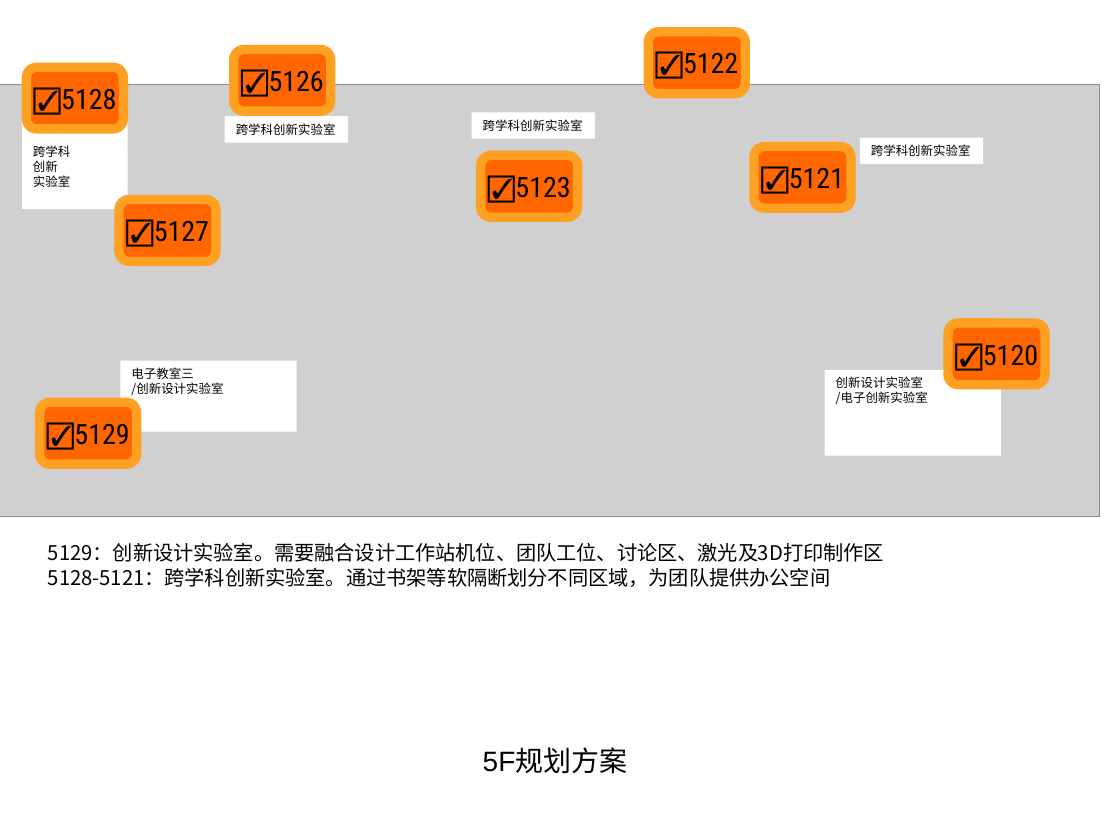
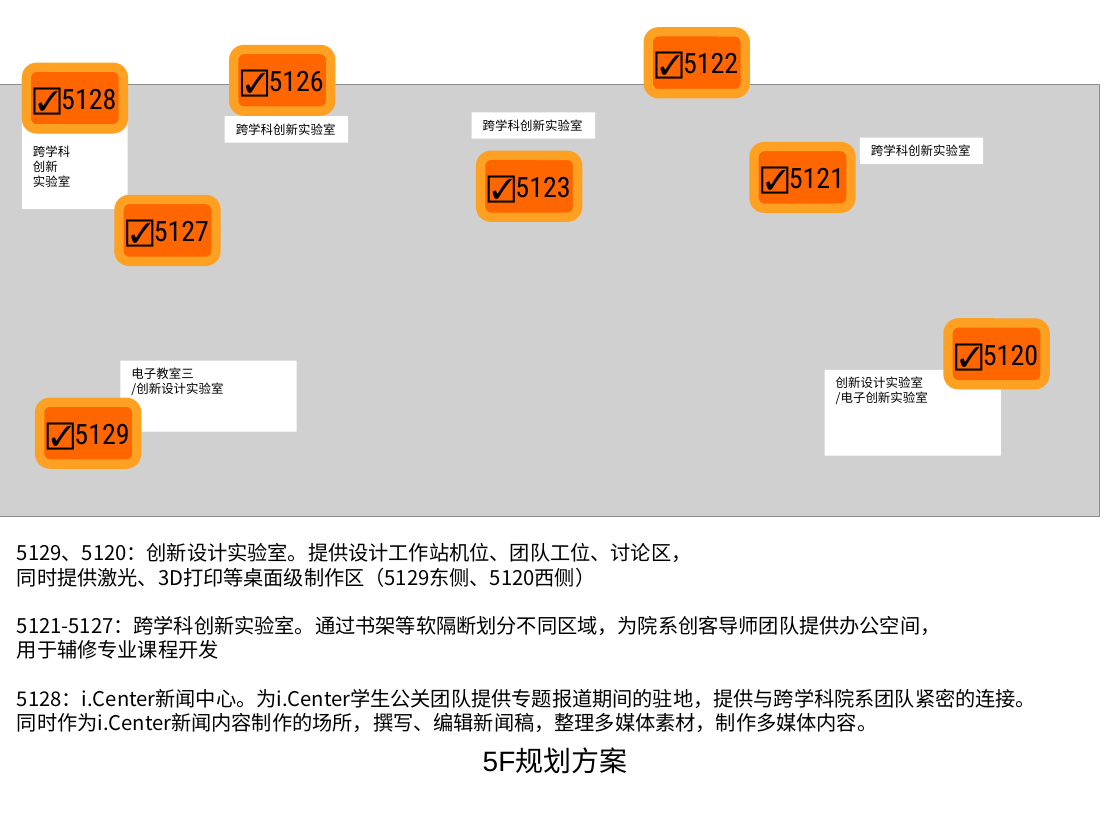
Before and after one commit to woodyme/i.center_my_workzone, a slide deck: slide 2 of 训练中心创客交叉融合空间建设/admin/新大楼规划建设/i.Center李兆基大楼创新部分规划方案 20150731.ppt. Drawn at 1120x840 pixels with LibreOffice and Linux fonts; fonts in the diff are those of the drawing; grey boxes stand for pictures. Boxes give left, top, right and bottom in pixels: in the first picture for what was removed or moved away, otherwise in the second. Text is boxed around its words. In the diff, an @@ line names an element or a change of style, - is before the commit and + after.

```diff
--- a/训练中心创客交叉融合空间建设/admin/新大楼规划建设/i.Center李兆基大楼创新部分规划方案 20150731.ppt
+++ b/训练中心创客交叉融合空间建设/admin/新大楼规划建设/i.Center李兆基大楼创新部分规划方案 20150731.ppt
@@ text at box(17, 543, 1036, 732): text changed @@
-5129：创新设计实验室。需要融合设计工作站机位、团队工位、讨论区、激光及3D打印制作区
-5128-5121：跨学科创新实验室。通过书架等软隔断划分不同区域，为团队提供办公空间
+5129、5120：创新设计实验室。提供设计工作站机位、团队工位、讨论区，
+同时提供激光、3D打印等桌面级制作区（5129东侧、5120西侧）
+5121-5127：跨学科创新实验室。通过书架等软隔断划分不同区域，为院系创客导师团队提供办公空间，
+用于辅修专业课程开发
+5128：i.Center新闻中心。为i.Center学生公关团队提供专题报道期间的驻地，提供与跨学科院系团队紧密的连接。
+同时作为i.Center新闻内容制作的场所，撰写、编辑新闻稿，整理多媒体素材，制作多媒体内容。
```
Also in this commit, not shown: 3 other slides changed, 5 other files.
